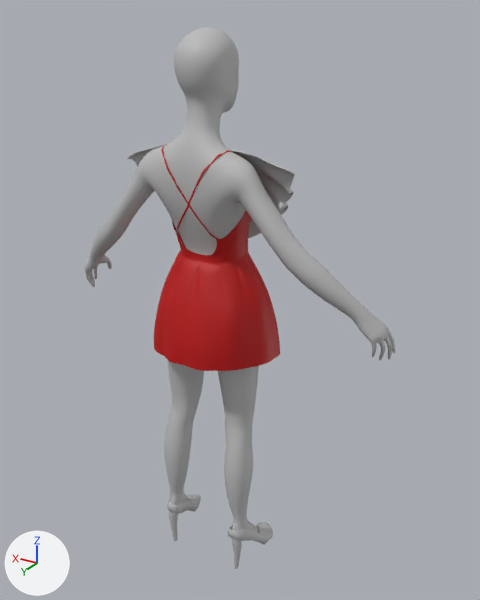
The FBX model Assets/Models/mr_sun_f_mabel/mr_sun_f_mabel_pose.fbx as it was, and as the next commit left it.
Before and after are seen from a 50 mm lens placed at (-1.118, 1.668, 1.845), pointed at (-0.05, -0.111, 0.955). Arrows for +X, +Y and +Z are at lower left; the lights stay in place. Where no turn or scale is listed for an object, it has been applied to the vertices. Vertices at the same position are counted once.

Objects in the first picture: 'female_skinny:polySurface1', 'flap_l', 'flap_r', 'shoe', 'summer_dress'.
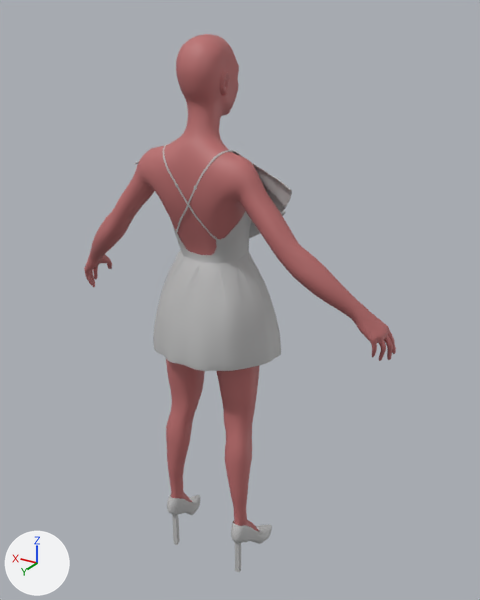
The edits, one by one:
Material 'phong2' (mat_phong2) changes colour from grey #bcbcbc to pink #bc6e6e; in linear values from (0.5, 0.5, 0.5) to (0.5, 0.157, 0.157).
Material 'phong3' (mat_phong3) changes colour from red #bc0000 to grey #bcbcbc; in linear values from (0.5, 0.0, 0.0) to (0.5, 0.5, 0.5).
me_mesh_003 is used by ob_flap_l; location (0.0, 0.0, 0.0).
me_mesh_003 had 3194 vertices, 3192 faces and spanned x -0.303..0.103, y -0.16..0.033, z 1.152..1.488.
me_mesh_003 no longer uses material mat_phong2 (grey #bcbcbc).
me_mesh_003 now has 1115 vertices, 1247 faces and spans x -0.288..0.105, y -0.151..0.044, z 1.151..1.487.
me_mesh_003 part 7: 3194 vertices removed from x -0.303..0.103, y -0.16..0.033, z 1.152..1.488; 1115 vertices added at x -0.288..0.105, y -0.151..0.044, z 1.151..1.487.
me_mesh_003 now uses material mat_phong3 (grey #bcbcbc).
me_mesh_005 is used by ob_shoe; location (0.0, 0.0, 0.0).
me_mesh_005 had 282 vertices, 304 faces and spanned x -0.21..0.21, y -0.134..0.087, z -0.041..0.151.
me_mesh_005 no longer uses material mat_phong2 (grey #bcbcbc).
me_mesh_005 now has 3858 vertices, 3818 faces and spans x -0.192..0.192, y -0.148..0.086, z -0.066..0.167.
me_mesh_005 part 1: the loose piece of 115 vertices spanning x 0.107..0.21, y -0.134..0.087, z 0.014..0.151 is rebuilt with 1591 vertices and now spans x 0.113..0.192, y -0.148..0.086, z 0.0..0.167, in mat_phong3 (grey #bcbcbc).
me_mesh_005 part 2: the loose piece of 115 vertices spanning x -0.21..-0.107, y -0.134..0.087, z 0.014..0.151 is rebuilt with 1591 vertices and now spans x -0.192..-0.113, y -0.148..0.086, z 0.0..0.167, in mat_phong3 (grey #bcbcbc).
me_mesh_005 part 3: the loose piece of 26 vertices spanning x -0.161..-0.115, y 0.043..0.082, z -0.041..0.122 is rebuilt with 338 vertices and now spans x -0.158..-0.126, y 0.041..0.077, z -0.06..0.1, in mat_phong3 (grey #bcbcbc).
me_mesh_005 part 4: the loose piece of 26 vertices spanning x 0.115..0.161, y 0.043..0.082, z -0.041..0.122 is rebuilt with 338 vertices and now spans x 0.126..0.158, y 0.041..0.077, z -0.066..0.1, in mat_phong3 (grey #bcbcbc).
me_mesh_005 part 5: the surface is now shaded flat.
me_mesh_005 now uses material mat_phong3 (grey #bcbcbc).
me_mesh_001 is used by ob_summer_dress; location (0.0, 0.0, 0.0).
me_mesh_001 had 5462 vertices, 5164 faces and spanned x -0.219..0.225, y -0.232..0.155, z 0.796..1.489.
me_mesh_001 now has 2211 vertices, 2046 faces and spans x -0.221..0.226, y -0.222..0.167, z 0.796..1.489.
me_mesh_001 part 6: 1 vertex moved within x -0.207, y 0.006, z 0.806; 5460 vertices removed from x -0.219..0.225, y -0.232..0.155, z 0.796..1.489; 2209 vertices added at x -0.221..0.226, y -0.222..0.167, z 0.796..1.489.
Object 'flap_r' (ob_flap_r) moves from (0.0, 0.0, 0.0) to (0.0, -0.01, 0.0).
Object 'flap_l' (ob_flap_l) moves from (0.0, 0.0, 0.0) to (0.0, -0.01, 0.0).
Object 'summer_dress' (ob_summer_dress) moves from (0.0, 0.0, 0.0) to (0.0, -0.012, 0.0).

What differs and where, as boxes (x1, y1, x2, y2) in the pictures (480 x 600 px):
'female_skinny:polySurface1', recoloured: (84, 27, 396, 531) in both
'summer_dress', recoloured, reshaped, moved (red to grey): before (154, 144, 280, 371); after (153, 143, 281, 371)
'shoe', reshaped: before (167, 494, 273, 569); after (167, 494, 272, 572)
'flap_l', reshaped, moved (6% narrower): before (230, 150, 295, 238); after (231, 150, 292, 238)
'flap_r', recoloured, moved (not visible afterwards): before (127, 143, 169, 166)
'buckles', recoloured: (175, 183, 217, 239) in both
part 1 of me_mesh_005, rebuilt: before (167, 494, 201, 514); after (167, 494, 200, 515)
part 2 of me_mesh_005, rebuilt (9% narrower): before (228, 522, 273, 544); after (231, 521, 272, 544)
part 3 of me_mesh_005, rebuilt: before (231, 537, 242, 569); after (235, 542, 241, 572)
part 4 of me_mesh_005, rebuilt: before (169, 510, 178, 541); after (172, 514, 180, 545)
